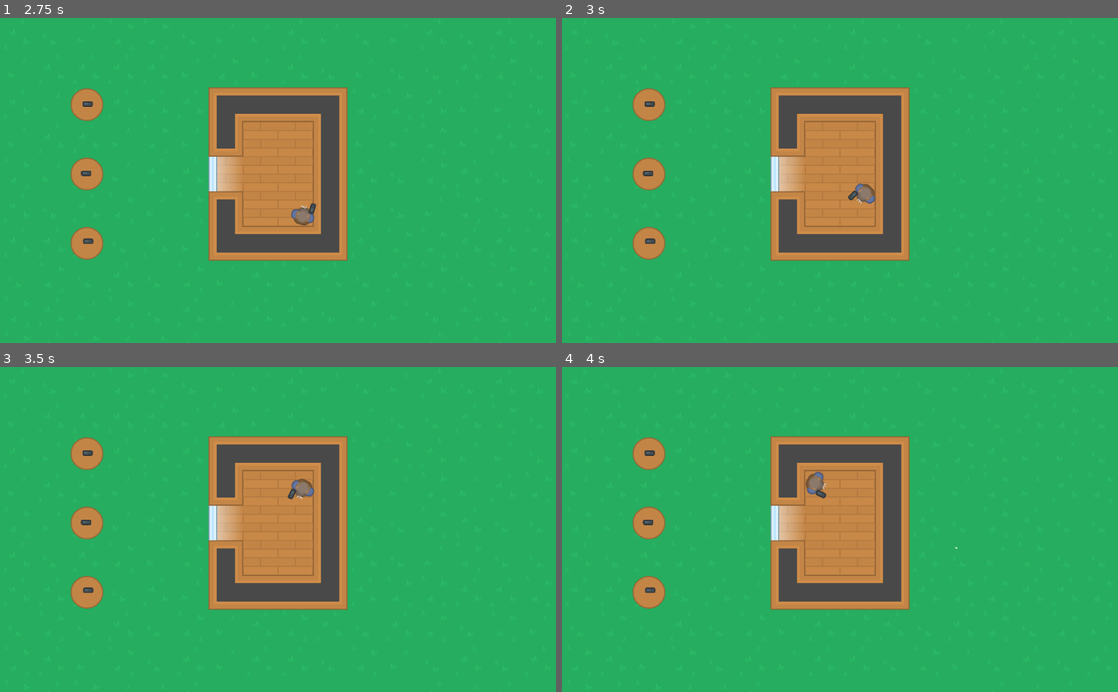
Above: before the commit, frames 1-4 (two rows, left to right).
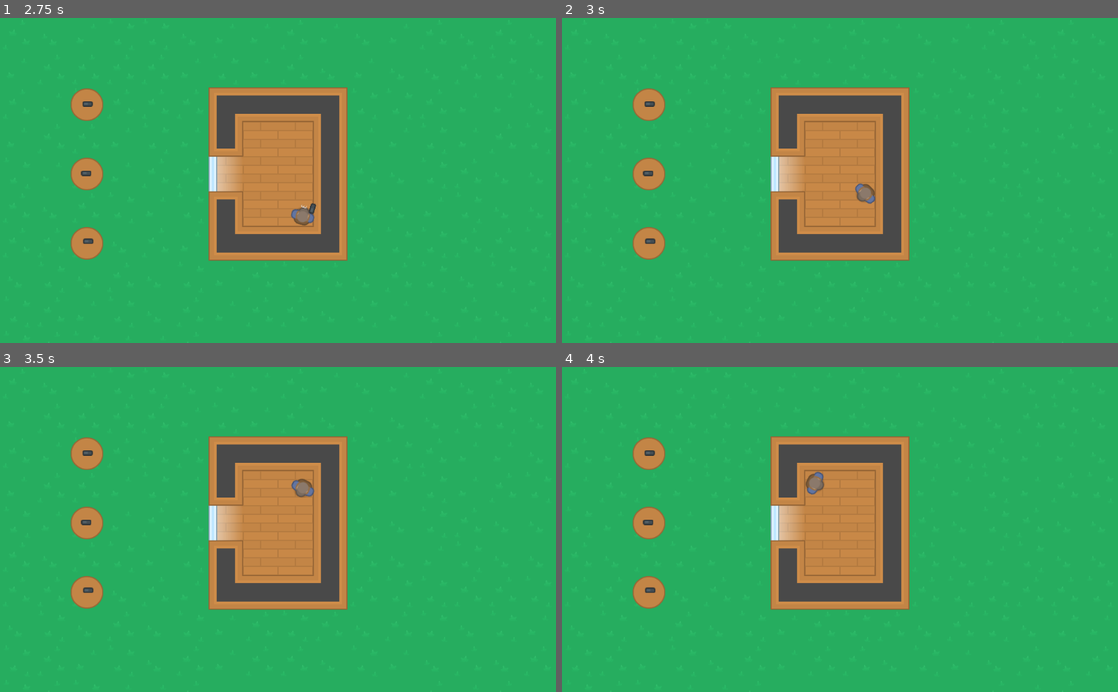
Above: after the commit, the same moments.

Repository: BrunoM24/Top-Down-Simple-Game
Game: Godot game, scene res://src/World.tscn
Same seed, same stepped clock (60 frames per second), same inputs: the game is played once before the commit and once after it.
Inputs (mouse positions are in pixels of both pictures, inside the frame that each line leads up to):
- Up to frame 1 (2.75 s): tap Enter at 0.5, 2 s; move the mouse to (400, 164) at 0.52 s; hold D (move_right) 0.53-1.28 s; hold E (interact) 0.53-1.28 s; tap Space at 1.25 s; move the mouse to (166, 196) at 1.27 s; hold S (move_down) 1.28-2.03 s; click (166, 196) at 1.35 s; move the mouse to (333, 109) at 2.02 s; hold D (move_right) from 2.03 s (still down); hold Right mouse button (right_trigger) from 2.03 s (still down)
- Up to frame 2 (3 s): tap Space at 2.75 s; move the mouse to (812, 245) at 2.77 s; release D (move_right) at 2.78 s; release Right mouse button (right_trigger) at 2.78 s; hold W (move_up) from 2.78 s (still down); tap E (interact) at 2.85 s
- Up to frame 3 (3.5 s): keep holding W (move_up)
- Up to frame 4 (4 s): move the mouse to (1006, 578) at 3.52 s; release W (move_up) at 3.53 s; press the mouse at (1006, 578) at 3.53 s; hold A (move_left) from 3.53 s (still down)

Frame 1 is identical in both runs. In frame 2, less than 0.1% of the frame differs, in the area x 51-54%, y 52-58%; in frame 3, less than 0.1%; in frame 4, less than 0.1%, in the area x 45-72%, y 35-56%.
Error after the commit: Invalid call. Nonexistent function 'get_parent' in base 'Nil'. (res://src/player/Player.gd:62)

Commit message:
Player - Added the Logic to Swap Guns when pickup one and already had one equiped

Diff:
--- a/src/player/Player.gd
+++ b/src/player/Player.gd
@@ -12,7 +12,7 @@
 var gunScene: PackedScene = preload("res://src/items/guns/Pistol.tscn")
 
 var pickableObjects: Array
-var pickableObject
+var pickableObject: Node2D
 
 
 func _unhandled_input(event: InputEvent) -> void:
@@ -54,16 +54,22 @@
 	if pickableObject:
 		if !gun:
 			#pickup gun
+			_equip()
 
-			gun = pickableObject
-			gun.get_parent().remove_child(gun)
-			$RightHand.add_child(gun)
-			gun.position = Vector2.ZERO
-			gun.equiped = true
 		else:
 			#swap gun
+			gun.get_parent().remove_child(gun)
+			pickableObject.get_parent().add_child(gun)
+			gun.position = pickableObject.position
+			_equip()
 
-			pass
+
+func _equip(item: Node2D = pickableObject) -> void:
+	gun = item
+	gun.get_parent().remove_child(gun)
+	$RightHand.add_child(gun)
+	gun.position = Vector2.ZERO
+	gun.equiped = true
 
 
 func _on_PickableArea_area_entered(area: Area2D) -> void:
